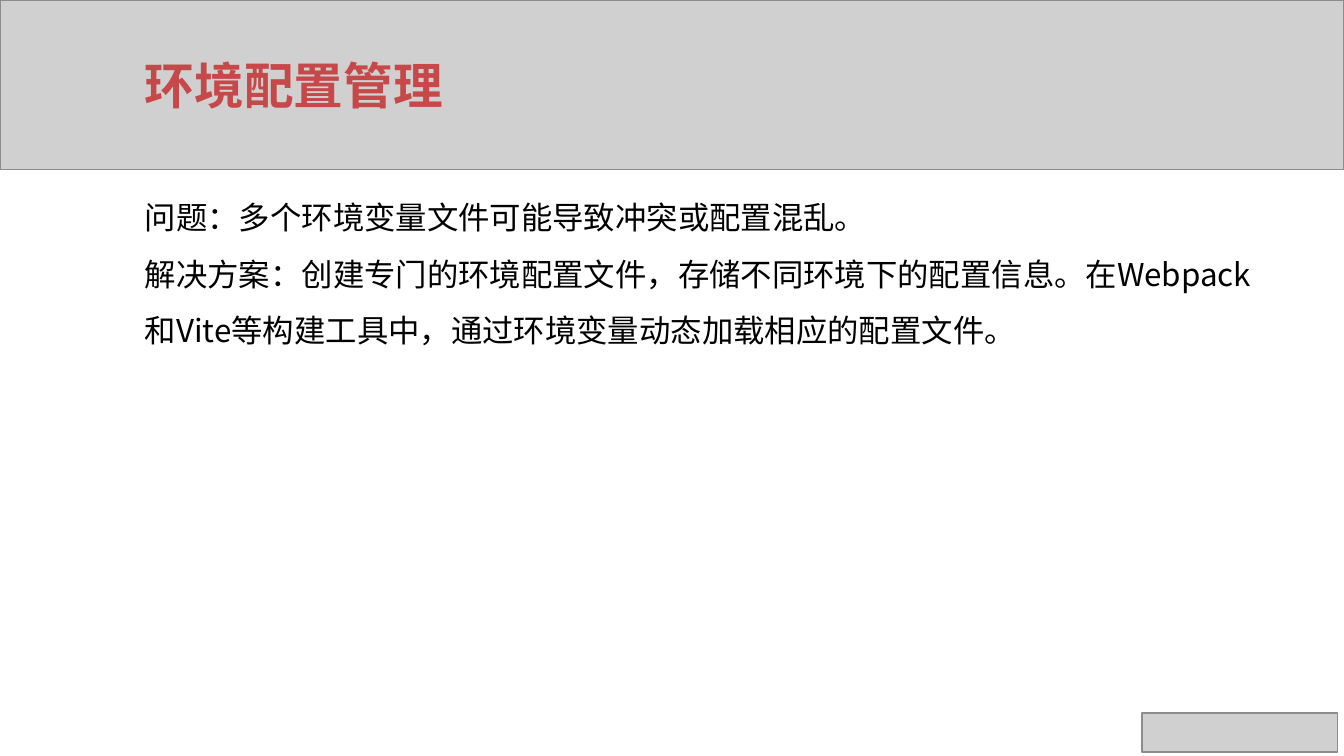
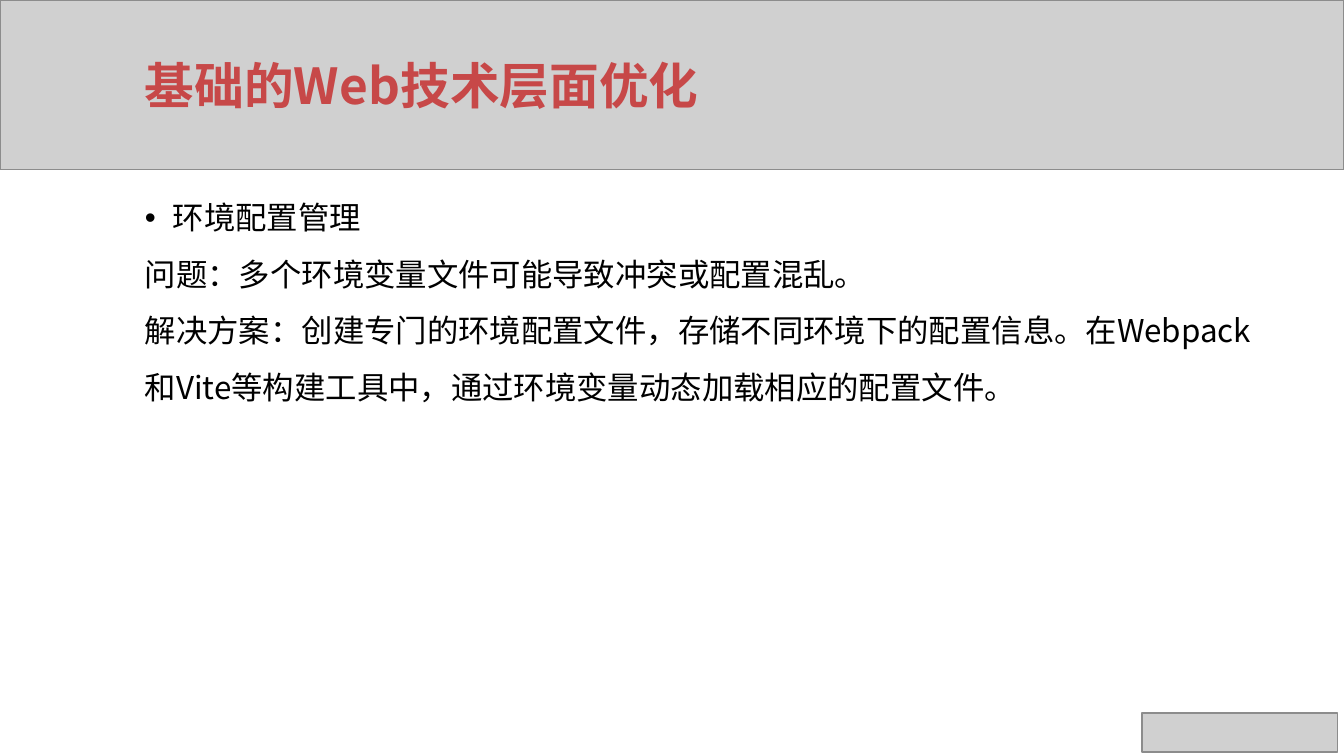
Before and after one commit to xuqunhai/python, a slide deck: slide 15 of rx/Vue项目最佳实践.pptx (slide 17 before the commit). Drawn at 1344x756 pixels with LibreOffice and Linux fonts; fonts in the diff are those of the drawing; grey boxes stand for pictures. Boxes give left, top, right and bottom in pixels: in the first picture for what was removed or moved away, otherwise in the second. Text is boxed around its words. In the diff, an @@ line names an element or a change of style, - is before the commit and + after.

```diff
--- a/rx/Vue项目最佳实践.pptx
+++ b/rx/Vue项目最佳实践.pptx
@@ text at (x1=145, y1=62, x2=699, y2=109): text changed @@
-环境配置管理
+基础的Web技术层面优化
@@ text at (x1=173, y1=202, x2=361, y2=232): paragraph added @@
+• 环境配置管理
```
Also in this commit, not shown: 6 other slides changed, 8 slides removed, 1 other file.
